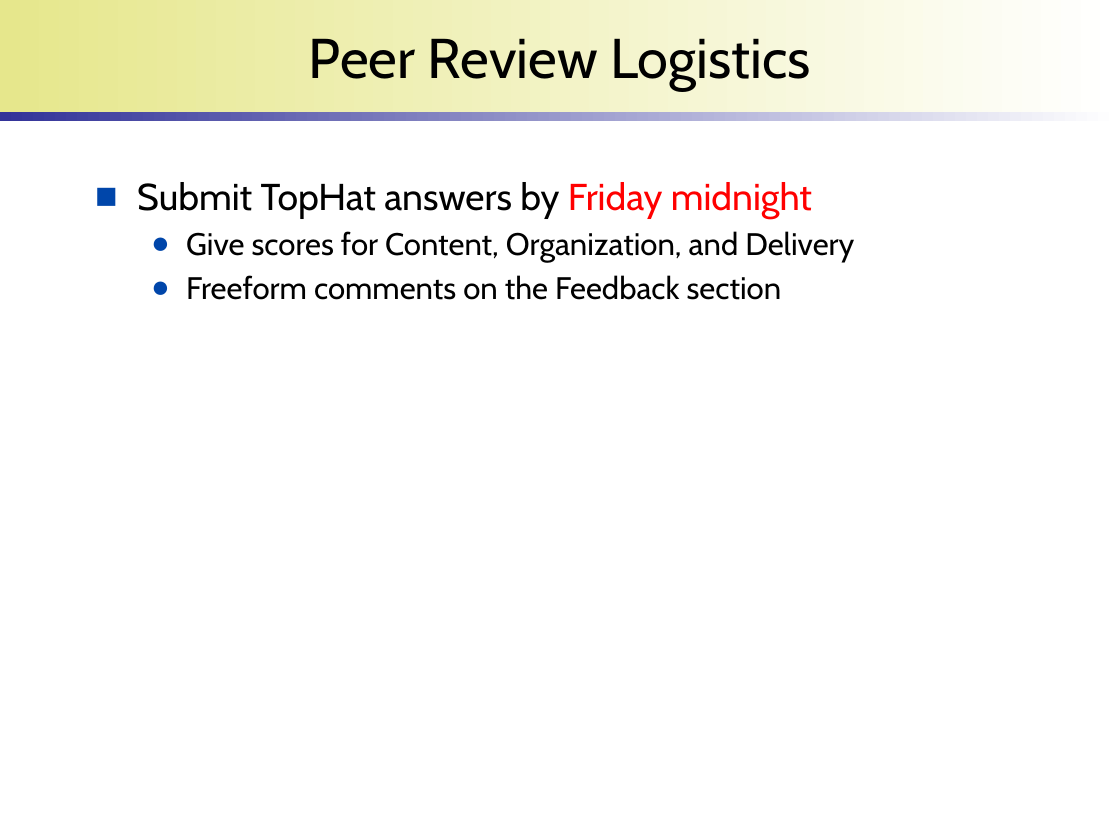
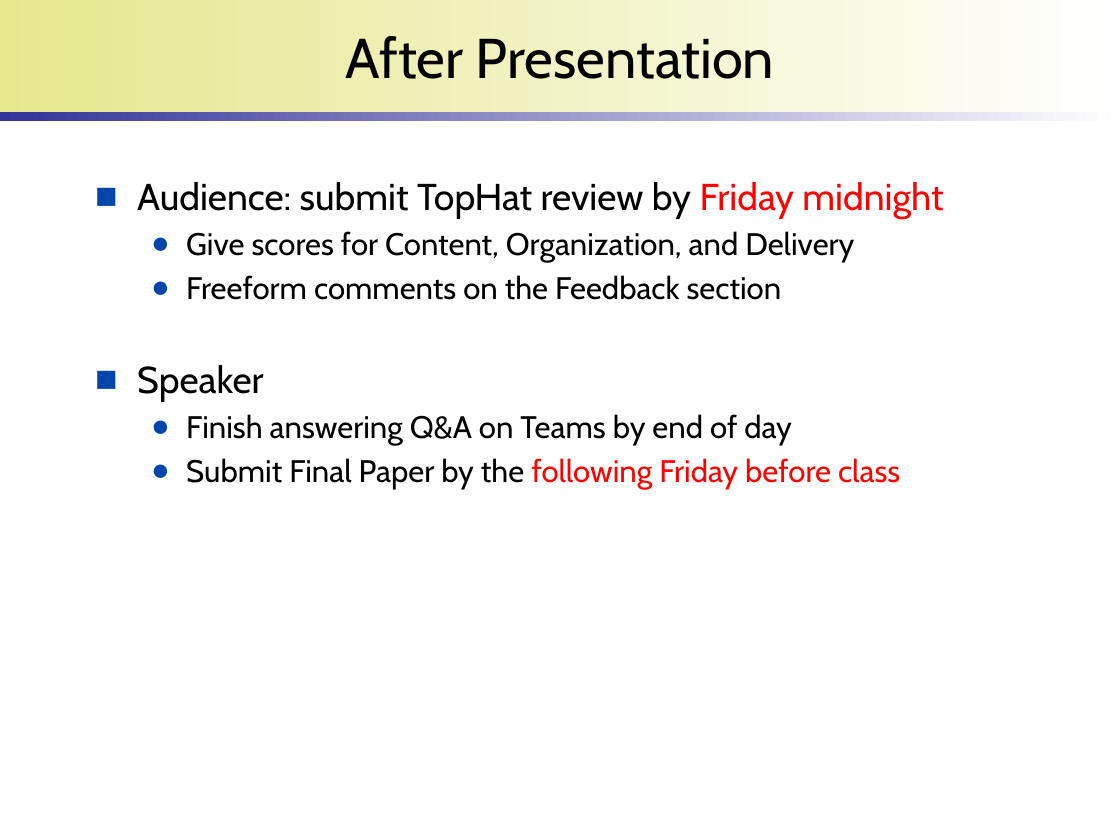
Before and after one commit to wonsunahn/Capstone_Fall2022, a slide deck: slide 10 of lectures/introduction-internship.pptx. Drawn at 1120x840 pixels with LibreOffice and Linux fonts; fonts in the diff are those of the drawing; background and template pictures are left out. Boxes give left, top, right and bottom in pixels: in the first picture for what was removed or moved away, otherwise in the second. Text is boxed around its words. In the diff, an @@ line names an element or a change of style, - is before the commit and + after.

```diff
--- a/lectures/introduction-internship.pptx
+++ b/lectures/introduction-internship.pptx
@@ title at (346, 36, 774, 79): text changed @@
-Peer Review Logistics
+After Presentation
@@ text at (137, 182, 943, 219): text changed @@
-■ Submit TopHat answers by Friday midnight
+■ Audience: submit TopHat review by Friday midnight
@@ text at (137, 365, 900, 489): paragraphs added @@
+■ Speaker
+  ● Finish answering Q&A on Teams by end of day
+  ● Submit Final Paper by the following Friday before class
```
Also in this commit, not shown: 8 other slides changed.
